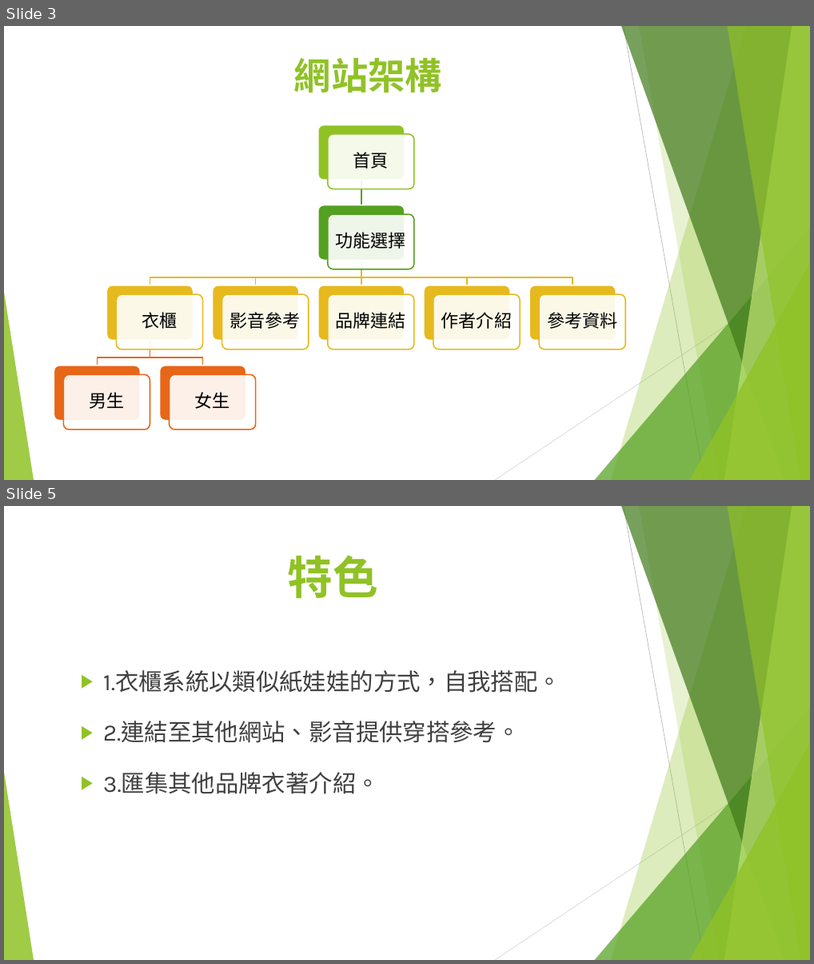
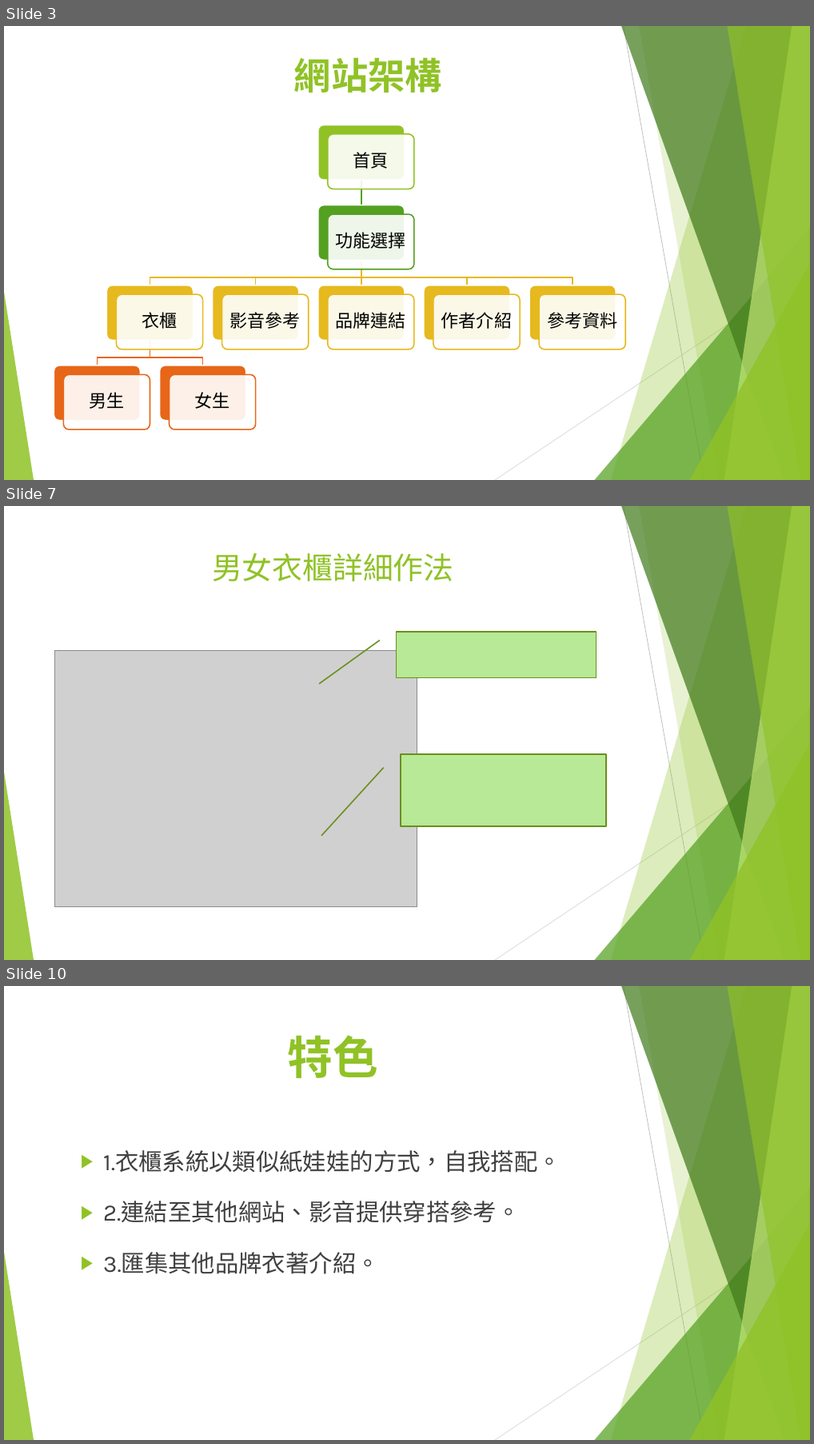
Before and after one commit to happy1103/SecretCloset, a slide deck: Webprograming/document/00457004+00457013.pptx. Shown one above the other, each under a label of ours: slides 3 and 5 before the commit, slides 3, 7 and 10 after it; the slides between them are not shown. The pictures are 814x964 and 814x1444 pixels, drawn with LibreOffice and Linux fonts; fonts in the diff are those of the drawing; grey boxes stand for pictures. Boxes give left, top, right and bottom in pixels: in the first picture for what was removed or moved away, otherwise in the second. Text is boxed around its words. In the diff, an @@ line names an element or a change of style, - is before the commit and + after.

```diff
--- a/Webprograming/document/00457004+00457013.pptx
+++ b/Webprograming/document/00457004+00457013.pptx
@@ slide 7 added at <box>4,506,810,960</box>, background #FFFFFF; not listed: 10 template elements that a slide beside it also shows @@
@@ title added at <box>212,553,454,581</box>, 36 pt, text #90C226 @@
+男女衣櫃詳細作法
@@ border callout added at <box>397,632,597,678</box>, fill #B7E996, outline #6B901C 1.5 pt @@
@@ picture added at <box>55,650,418,907</box> @@
@@ border callout added at <box>401,754,606,826</box>, fill #B7E996, outline #6B901C 1.5 pt @@
@@ what was slide 5 is now slide 10 @@
```
Also in this commit, not shown: 1 slide changed, 4 other slides added, 1 other file.
